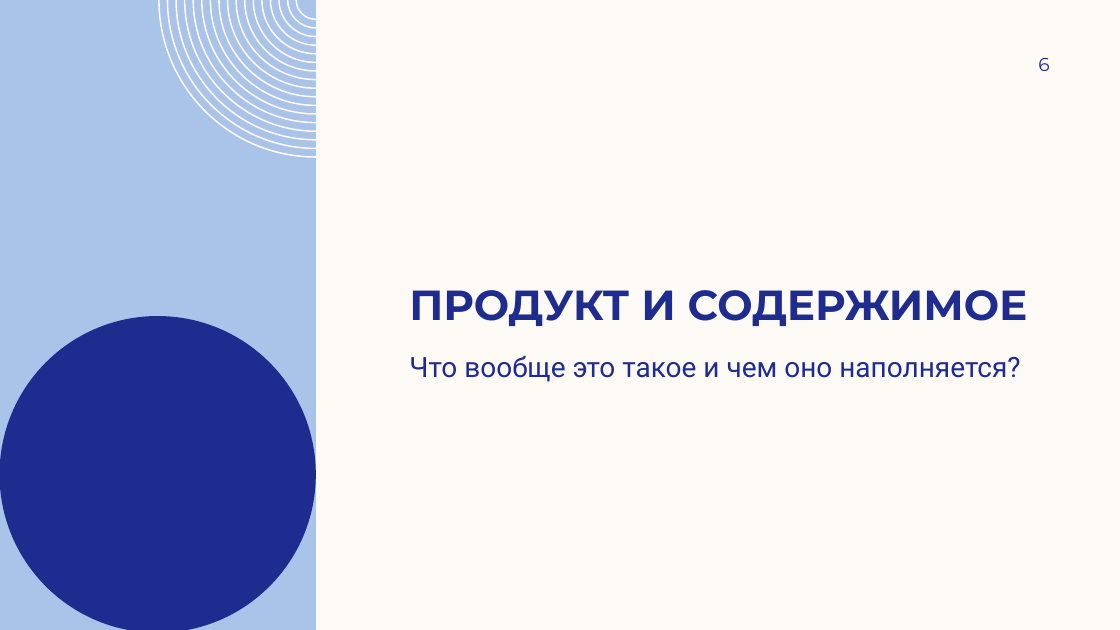
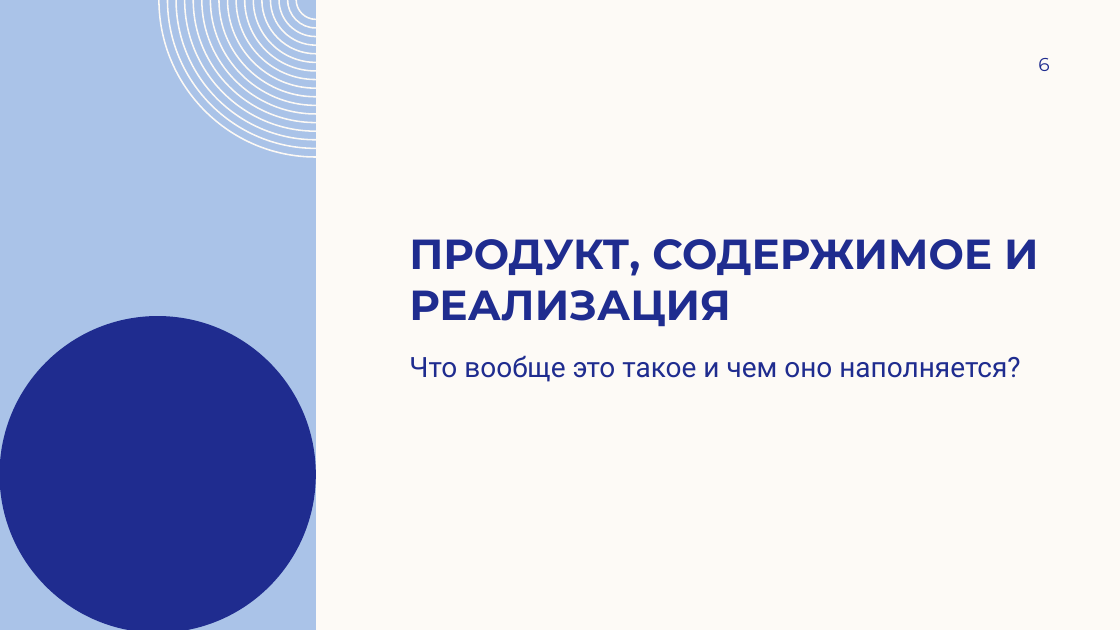
Before and after one commit to emerikko/news, a slide deck: slide 6 of Лицейский.pptx. Drawn at 1120x630 pixels with LibreOffice and Linux fonts; fonts in the diff are those of the drawing; background and template pictures are left out. Boxes give left, top, right and bottom in pixels: in the first picture for what was removed or moved away, otherwise in the second. Text is boxed around its words. In the diff, an @@ line names an element or a change of style, - is before the commit and + after.

```diff
--- a/Лицейский.pptx
+++ b/Лицейский.pptx
@@ title at bbox=[409, 239, 1038, 327]: text changed @@
-ПРОДУКТ И СОДЕРЖИМОЕ
+ПРОДУКТ, СОДЕРЖИМОЕ И РЕАЛИЗАЦИЯ
```
Also in this commit, not shown: 7 other slides changed, 3 slides added, 3 slides removed, 1 other file.
